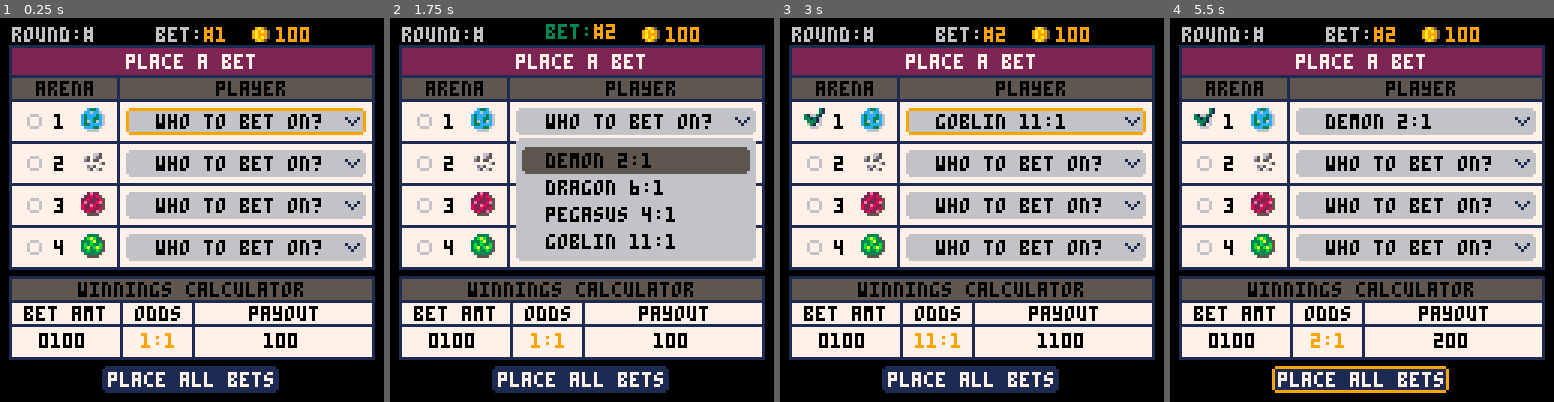
Above: before the commit, frames 1-4 (left to right).
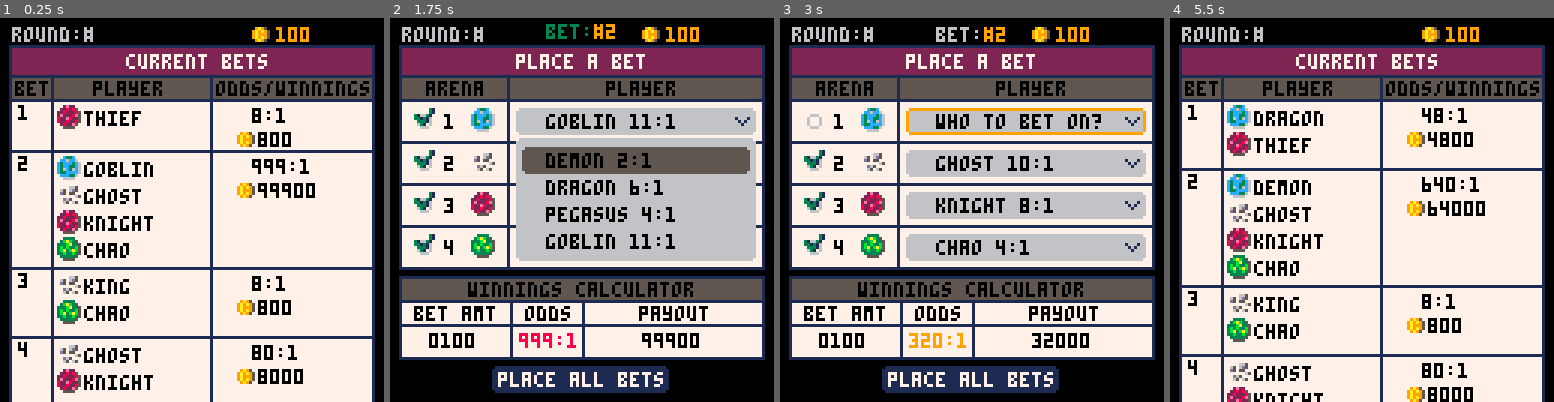
Above: after the commit, the same moments.

Repository: suspicious-smoke/club-bets-pico8
Game: PICO-8 cartridge club-bets.p8
The game is run twice, just before and just after one commit, with the same random seed, the same clock (stepped at 60 frames per second) and the same inputs.
Inputs:
- Up to frame 1 (0.25 s): no input
- Up to frame 2 (1.75 s): tap X (X key) at 0.33, 1.07 s; tap O (Z key) at 0.7, 1.7 s; hold Right from 1.6 s (still down)
- Up to frame 3 (3 s): tap X (X key) at 1.85, 2.97 s; release Right at 2.1 s; tap O (Z key) at 2.1, 2.5, 2.9 s; hold Up 2.15-2.42 s; hold Right from 2.47 s (still down)
- Up to frame 4 (5.5 s): release Right at 3.03 s; hold Left 3.08-3.58 s; tap O (Z key) every 0.4 s from 3.3 to 5.3 s; hold Down 3.63-3.97 s; hold Right 4.02-4.68 s; tap X (X key) at 4.08, 5.2 s; hold Up 4.73-5.03 s; hold Left from 5.08 s (still down)

The runs differ from the first frame. In frame 1, 49% of the frame differs, in the area x 2-98%, y 2-100%; in frame 2, 1.5%; in frame 3, 3.1%; in frame 4, 50%.

Commit message:
work on confirm page

Diff:
--- a/club-bets.p8
+++ b/club-bets.p8
@@ -65,13 +65,25 @@
 	_upd=blank
 	_drw=blank
 	fill_arenas()
-	--dummy_bets()
+	dummy_bets()
 
 	--init_quickbetpage()
 	--init_ticket()
-	init_betpage()
-	--init_confirm()
-end
+	--init_betpage()
+	init_confirm()
+end
+
+function dummy_bets()
+	for i_bet=1,10 do
+		for i_arena=1,4 do
+			_r=rnd_rng(1,5)
+			if _r!= 5 then
+				bets[i_bet][2][i_arena][_r]=true
+			end
+		end
+	end
+end
+
 
 function blank() end
 
@@ -111,13 +123,13 @@
 -->8
 --bet page
 function init_betpage()
+	_bet_amt_tmr,bet_off=0,0
+	plyr_menu_sel=1
+
+	bet_mode=1--main,plyr sel,amt sel
+	i_amt=1
 	_upd=upd_betpage
 	_drw=drw_betpage
-	_bet_amt_tmr,bet_off=0,0
-	plyr_menu_sel=1
-
-	bet_mode=1--main,plyr sel,amt sel
-	i_amt=1
 end
 
 function upd_betpage()
@@ -161,7 +173,7 @@
 		elseif btnp(🅾️) then
 			if arena_sel==6 then
 				--complete bets
-				--init_confirm()
+				init_confirm()
 			elseif arena_sel==5 then
 				--change money
 				i_amt=1
@@ -264,7 +276,7 @@
 	line(40,94,40,112,1)--vline1
 	print("odds",45,96,0)
 	line(64,94,64,112,1)--vline2
-	total_odds=print_bet_odds(bets_odds[bet_sel])
+	total_odds=print_bet_odds(bets_odds[bet_sel],true)
 	print(total_odds,57-#total_odds*2,105,0)
 	print("payout",83,96,0)
 	_winnings=arr_to_str(bets_winnings[bet_sel])
@@ -278,90 +290,92 @@
 end
 
 --confirm bet page
--- function init_confirm()
--- 	scroller=0
--- 	max_scroll=0
--- 	--get total payout
--- 	get_payout()
--- 	_upd=upd_confirm
--- 	_drw=drw_confirm
--- end
-
--- --confirm bet page
--- function upd_confirm()
--- 	if max_scroll>0 then
--- 		if btn(⬇️) then
--- 			scroller=min(scroller+7,max_scroll)
--- 		elseif btn(⬆️) then
--- 			scroller=max(scroller-7,0)
--- 		elseif btnp(❎) then
--- 			init_betpage()
--- 		end
--- 	end
--- end
-
--- --confirm bet page
--- function drw_confirm()
--- 	print("round:#",4,3-scroller,6)
-
--- 	spr(108,83,1-scroller)--money
--- 	print("100",92,3-scroller,9)--my money
--- 	rrectfill(4,10-scroller,120,max_scroll+97,0,7)--ticket
--- 	rrect(3,9-scroller,122,10,0,1)--outline
--- 	rrectfill(4,10-scroller,120,9,0,2)--red area
--- 	print("current bets",42,12-scroller,7)
--- 	rrectfill(4,20-scroller,120,8,0,5)--grey area
--- 	rrect(3,19-scroller,122,9,0,1)--grey outline
-
--- 	print("bet",5,21-scroller,0)
--- 	line(17,20-scroller,17,max_scroll+106-scroller,1)--bet/player v-line
--- 	print("player",31,21-scroller,0)
--- 	line(70,20-scroller,70,max_scroll+106-scroller,1)--end plyr line
--- 	print("odds/winnings",72,21-scroller,0)
--- 	--selection area
--- 	bet_count=0
--- 	p_count=1
--- 	o_pcount=0
--- 	for _bet=1,10 do
--- 		p_count=1
--- 		_cbet_odds=1
--- 		_cbet=bets[_bet]
--- 		print(_bet,6,21+o_pcount-scroller+8,0)
--- 		for _arloc=1,16 do
--- 			if _cbet[_arloc] then
--- 				print(players[arenas[_arloc]][1],28,14+p_count*9+o_pcount-scroller+8,0)
--- 				spr(101+ceil(_arloc/4),19,12+p_count*9+o_pcount-scroller+8)--planet
--- 				p_count+=1
--- 			end
--- 		end
--- 		if p_count>1 then
--- 			pc_mult=8
--- 			if p_count==2 then
--- 				pc_mult=9
--- 			end
--- 			rrect(3,19+o_pcount-scroller+8,122,p_count*pc_mult,0,1)
--- 			get_total_odds_and_pay(_bet)
-
--- 			print(""..arr_to_str(clmp_odds)..":1",84,30+o_pcount-scroller,0)
--- 			spr(108,78,36+o_pcount-scroller)--coin
--- 			print(total_pay,86,38+o_pcount-scroller,0)
--- 			o_pcount+=p_count*pc_mult-1
--- 			bet_count+=1
--- 		end
--- 	end
--- 	max_scroll=o_pcount-60
--- 	--total winnings box
--- 	rrectfill(3,27+o_pcount-scroller,122,20,0,7)--ticket
--- 	rrect(3,27+o_pcount-scroller,122,20,0,1)--ticket
--- 	print("possible winnings",10,34+o_pcount-scroller,0)
--- 	line(79,27+o_pcount-scroller,79,46+o_pcount-scroller,1)
--- 	spr(108,81,32+o_pcount-scroller)--coin
--- 	for i=1,#payout do
--- 		print(payout[i],86+i*4,34+o_pcount-scroller,0)
--- 	end
-
--- 	print("press 🅾️ to confirm",28,50+o_pcount-scroller,7)
--- end
+function init_confirm()
+	scroller=0
+	max_scroll=0
+	get_bet_summary()
+	_upd=upd_confirm
+	_drw=drw_confirm
+end
+
+--confirm bet page
+function upd_confirm()
+	if max_scroll>0 then
+		if btn(⬇️) then
+			scroller=min(scroller+7,max_scroll)
+		elseif btn(⬆️) then
+			scroller=max(scroller-7,0)
+		elseif btnp(❎) then
+			init_betpage()
+		end
+	end
+end
+
+--confirm bet page
+function drw_confirm()
+	print("round:#",4,3-scroller,6)
+
+	spr(108,83,1-scroller)--money
+	print("100",92,3-scroller,9)--my money
+	rrectfill(4,10-scroller,120,max_scroll+97,0,7)--ticket
+	rrect(3,9-scroller,122,10,0,1)--outline
+	rrectfill(4,10-scroller,120,9,0,2)--red area
+	print("current bets",42,12-scroller,7)
+	rrectfill(4,20-scroller,120,8,0,5)--grey area
+	rrect(3,19-scroller,122,9,0,1)--grey outline
+
+	print("bet",5,21-scroller,0)
+	line(17,20-scroller,17,max_scroll+106-scroller,1)--bet/player v-line
+	print("player",31,21-scroller,0)
+	line(70,20-scroller,70,max_scroll+106-scroller,1)--end plyr line
+	print("odds/winnings",72,21-scroller,0)
+	bet_count=0
+	p_count=1
+	o_pcount=0
+	for i_bet=1,10 do
+		p_count=1
+		_cbet_odds=1
+		_cbet=bets[i_bet]
+		print(i_bet,6,21+o_pcount-scroller+8,0)
+
+		for i_arena=1,4 do
+			for i_aplyr=1,4 do
+				if _cbet[2][i_arena][i_aplyr] then
+					print(players[arenas[i_arena][i_aplyr][1]][1],28,14+p_count*9+o_pcount-scroller+8,0)
+					spr(101+i_arena,19,12+p_count*9+o_pcount-scroller+8)--planet
+					p_count+=1
+				end
+			end
+		end
+
+		if p_count>1 then
+			pc_mult=8
+			if p_count==2 then
+				pc_mult=9
+			end
+			rrect(3,19+o_pcount-scroller+8,122,p_count*pc_mult,0,1)
+
+			print(""..print_bet_odds(bets_odds[i_bet]),84,30+o_pcount-scroller,0)
+			spr(108,78,36+o_pcount-scroller)--coin
+			winnings_str=arr_to_str(bets_winnings[i_bet])
+			print(winnings_str,86,38+o_pcount-scroller,0)
+			o_pcount+=p_count*pc_mult-1
+			bet_count+=1
+		end
+	end
+	max_scroll=o_pcount-60
+	--total winnings box
+	rrectfill(3,27+o_pcount-scroller,122,20,0,7)--ticket
+	rrect(3,27+o_pcount-scroller,122,20,0,1)--ticket
+	print("possible winnings",10,34+o_pcount-scroller,0)
+	line(79,27+o_pcount-scroller,79,46+o_pcount-scroller,1)
+	spr(108,81,32+o_pcount-scroller)--coin
+	for i=1,#total_winnings do
+		print(total_winnings[i],86+i*4,34+o_pcount-scroller,0)
+	end
+
+	print("press 🅾️ to confirm",28,50+o_pcount-scroller,7)
+end
 
 -->8
 --quick bet page
@@ -405,9 +419,9 @@
 function get_bet_summary()
 
 	--global summary arrays to use elsewhere
-	bets_odds=reset_array(10,1)
+	bets_odds=reset_array(10,1)--array follows the bet_id
 	bets_winnings=reset_array(10,7,0)
-	total_winnings={0,0,0,0,0,0,0,0,0,0,0}
+	total_winnings={0}
 	--get bets and odds
 	for i_bet=1,10 do
 		_bet_arena=bets[i_bet][2]
@@ -486,14 +500,17 @@
 -- 	print("pays \f9$"..total_pay,74,121,7)
 -- end
 
-function print_bet_odds(_odds)
-	local _odds_clr="\f9"
-	if _odds==999 then
-		_odds_clr="\f8"
+function print_bet_odds(_odds,dynamic_color)
+	local return_str=""
+	if dynamic_color then
+		return_str="\f9"
+		if _odds==999 then
+			return_str="\f8"
+		end
 	end
 	str_odds=tostr(_odds)
-
-	return _odds_clr..str_odds..":1"
+	return_str=return_str..str_odds..":1"
+	return return_str
 end
 
 -->8
